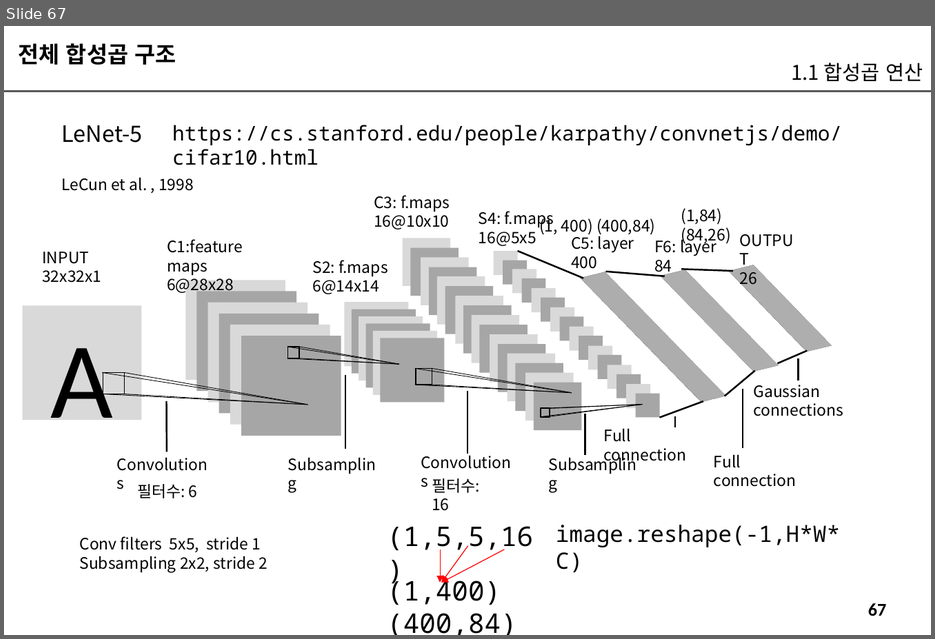
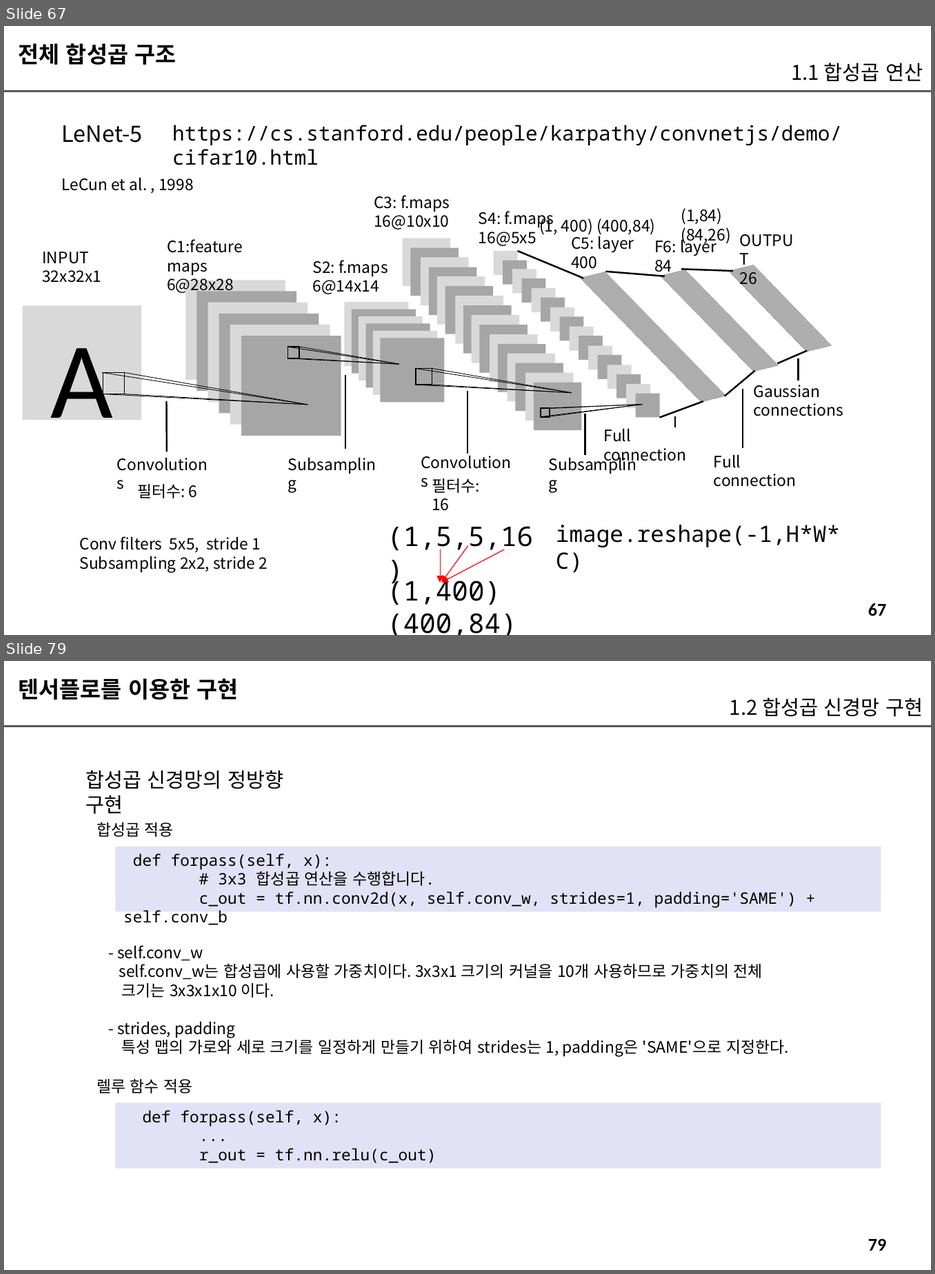
Before and after one commit to imguru-mooc/AI_CNN, a slide deck: CNN_교재_판서.pptx. Shown one above the other, each under a label of ours: slide 67 before the commit, slides 67 and 79 after it; the slides between them are not shown. The pictures are 935x639 and 935x1274 pixels, drawn with LibreOffice and Linux fonts; fonts in the diff are those of the drawing. Boxes give left, top, right and bottom in pixels: in the first picture for what was removed or moved away, otherwise in the second. Text is boxed around its words. In the diff, an @@ line names an element or a change of style, - is before the commit and + after.

```diff
--- a/CNN_교재_판서.pptx
+++ b/CNN_교재_판서.pptx
@@ slide 79 added at [4,661,931,1270], background #FFFFFF; not listed: 2 template elements that a slide beside it also shows @@
@@ text added at [18,678,239,700], 20 pt, text #000000, bold @@
+텐서플로를 이용한 구현
@@ text added at [730,698,923,717], 18 pt, text #000000 @@
+1.2 합성곱 신경망 구현
@@ text added at [85,770,283,814], 18 pt, text #000000 @@
+합성곱 신경망의 정방향 구현
@@ text added at [96,822,174,837], 14 pt, text #000000 @@
+합성곱 적용
@@ rectangle added at [115,846,881,912], fill #E2E2F6, 14 pt, text #000000 @@
+def forpass(self, x):
+# 3x3 합성곱 연산을 수행합니다.
+c_out = tf.nn.conv2d(x, self.conv_w, strides=1, padding='SAME') + self.conv_b
@@ text added at [117,945,789,1057], 14 pt, text #000000 @@
+- self.conv_w
+self.conv_w는 합성곱에 사용할 가중치이다. 3x3x1 크기의 커널을 10개 사용하므로 가중치의 전체
+크기는 3x3x1x10 이다.
+- strides, padding
+특성 맵의 가로와 세로 크기를 일정하게 만들기 위하여 strides는 1, padding은 'SAME'으로 지정한다.
@@ text added at [96,1079,192,1094], 14 pt, text #000000 @@
+렐루 함수 적용
@@ rectangle added at [115,1103,881,1169], fill #E2E2F6, 14 pt, text #000000 @@
+def forpass(self, x):
+...
+r_out = tf.nn.relu(c_out)
```
Also in this commit, not shown: 9 slides changed, 125 other slides added.
